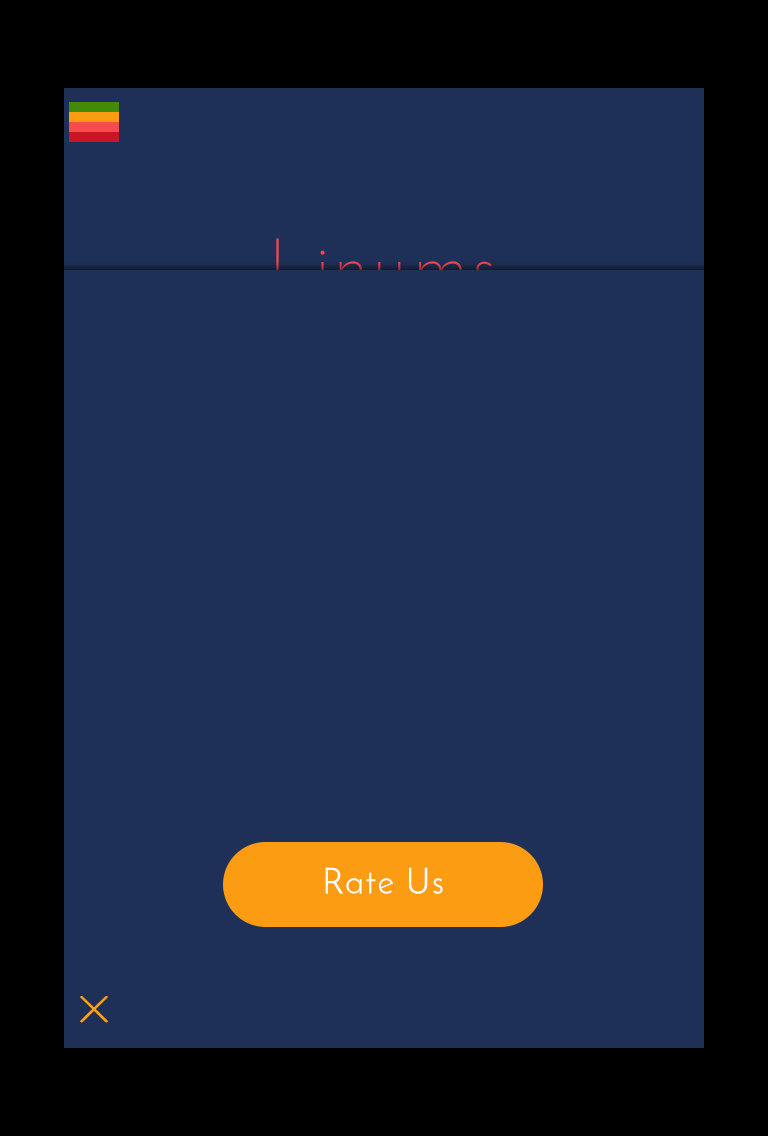
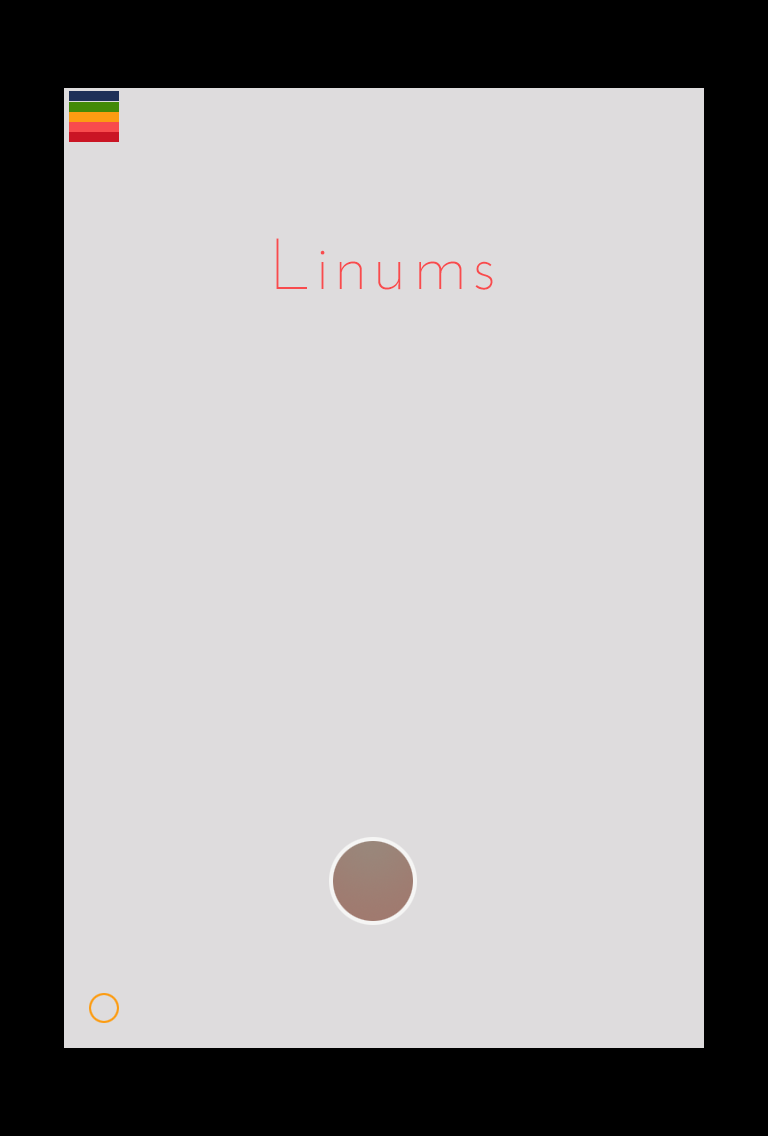
Layers edited between the first and the second w=768, h=1136 image:
added group "circle" with 2 layers above "common" over [329, 837, 417, 925]
added layer "图层 6" in group "circle" over [333, 841, 413, 921]
added layer "图层 5" in group "circle" over [329, 837, 417, 925]
hid group "common" (5 layers) over [64, 270, 704, 1048]
painted on "图层 1" over [64, 88, 704, 1048]
